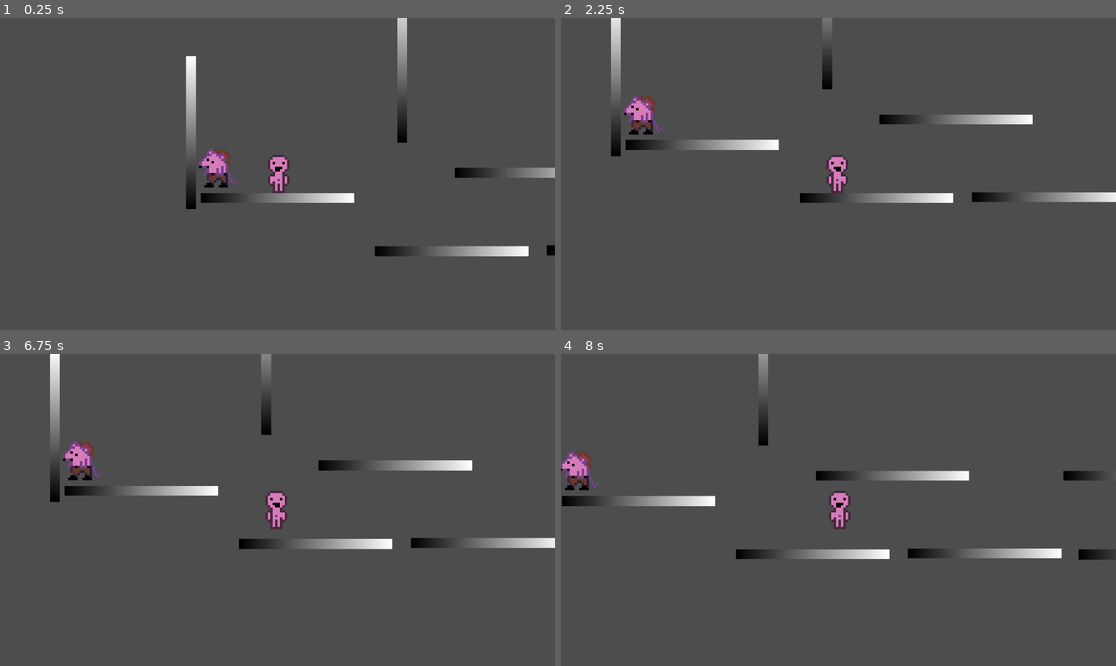
Above: before the commit, frames 1-4 (two rows, left to right).
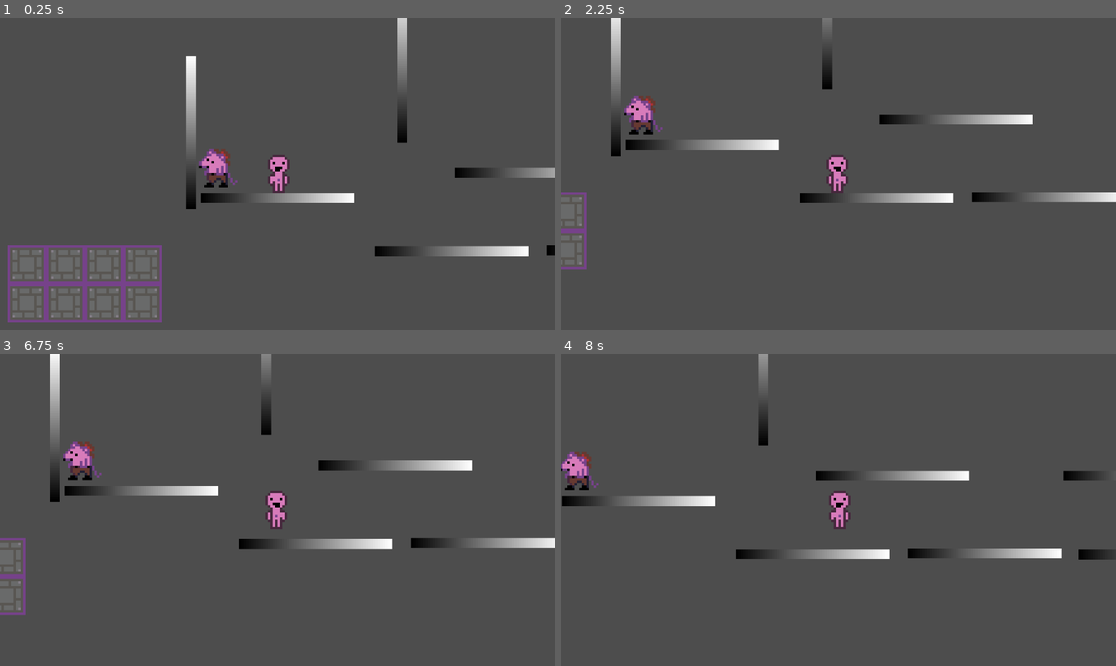
Above: after the commit, the same moments.

Repository: jyee0012/CMPT230-Game
Game: Godot game, scene res://node_2d.tscn
Same seed, same stepped clock (60 frames per second), same inputs: the game is played once before the commit and once after it.
Inputs:
- Up to frame 1 (0.25 s): no input
- Up to frame 2 (2.25 s): tap Enter (ui_accept) at 0.5, 0.77, 1.52 s; hold Right (right) 0.53-2.03 s; tap Shift (shift) at 0.6, 1.35, 2.1 s; hold A (left) from 2.03 s (still down)
- Up to frame 3 (6.75 s): release A (left) at 2.78 s; hold Right (right) 2.78-4.28 s; tap Shift (shift) every 0.75 s from 2.85 to 6.6 s; tap Enter (ui_accept) at 3.02, 3.77, 4.52, 6.02 s; hold A (left) 4.28-5.03 s; hold Right (right) 5.03-5.78 s; hold A (left) from 5.78 s (still down)
- Up to frame 4 (8 s): tap Enter (ui_accept) at 6.77, 7.52 s; release A (left) at 7.28 s; hold Right (right) from 7.28 s (still down); tap Shift (shift) at 7.35 s

The runs differ from the first frame. In frame 1, 4.2% of the frame differs, in the area x 1-30%, y 72-98%; in frame 2, 0.7%; in frame 3, 0.7%; in frame 4, nothing differs.

Commit message:
Added tileset
Added basic forest tileset and sprites
Added collision to tiles

Diff:
--- a/cmpt230-game/node_2d.tscn
+++ b/cmpt230-game/node_2d.tscn
@@ -1,8 +1,9 @@
-[gd_scene load_steps=10 format=3 uid="uid://b7v382reu2u5o"]
+[gd_scene load_steps=13 format=4 uid="uid://b7v382reu2u5o"]
 
 [ext_resource type="Script" path="res://character_body_2d.gd" id="1_43quo"]
 [ext_resource type="Texture2D" uid="uid://ccyrw3274bjkp" path="res://Assets/Sprites/Playercharacter/Smallman.png" id="2_mtgw6"]
 [ext_resource type="Texture2D" uid="uid://dlf286bbm53ah" path="res://Assets/Sprites/Enemies/Mousepants.png" id="2_xkivt"]
+[ext_resource type="Texture2D" uid="uid://chi5d3ha1bcu" path="res://Assets/Sprites/Environment/Environment1.png" id="4_tlyay"]
 
 [sub_resource type="CapsuleShape2D" id="CapsuleShape2D_d2v5i"]
 radius = 55.0
@@ -22,6 +23,98 @@
 radius = 65.0
 height = 165.0
 
+[sub_resource type="TileSetAtlasSource" id="TileSetAtlasSource_qdl5u"]
+texture = ExtResource("4_tlyay")
+texture_region_size = Vector2i(160, 160)
+0:0/0 = 0
+1:0/0 = 0
+2:0/0 = 0
+3:0/0 = 0
+4:0/0 = 0
+5:0/0 = 0
+6:0/0 = 0
+7:0/0 = 0
+0:1/0 = 0
+0:1/0/physics_layer_0/polygon_0/points = PackedVector2Array(-80, -80, 80, -80, 80, -40, -80, -40)
+1:1/0 = 0
+1:1/0/physics_layer_0/polygon_0/points = PackedVector2Array(-80, -80, 80, -80, 80, -40, -80, -40)
+2:1/0 = 0
+2:1/0/physics_layer_0/polygon_0/points = PackedVector2Array(-80, -80, 80, -80, 80, -40, -80, -40)
+3:1/0 = 0
+3:1/0/physics_layer_0/polygon_0/points = PackedVector2Array(80, 80, 80, 80, -80, 80)
+4:1/0 = 0
+5:1/0 = 0
+6:1/0 = 0
+7:1/0 = 0
+0:2/0 = 0
+0:2/0/physics_layer_0/polygon_0/points = PackedVector2Array(-80, -80, 80, -80, 80, -40, -80, -40)
+1:2/0 = 0
+1:2/0/physics_layer_0/polygon_0/points = PackedVector2Array(-80, -80, 80, -80, 80, -40, -80, -40)
+2:2/0 = 0
+2:2/0/physics_layer_0/polygon_0/points = PackedVector2Array(-80, -80, 80, -80, 80, -40, -80, -40)
+3:2/0 = 0
+4:2/0 = 0
+5:2/0 = 0
+6:2/0 = 0
+7:2/0 = 0
+0:3/0 = 0
+0:3/0/physics_layer_0/polygon_0/points = PackedVector2Array(-80, -80, 80, -80, 80, 80, -80, 80)
+1:3/0 = 0
+1:3/0/physics_layer_0/polygon_0/points = PackedVector2Array(-80, -80, 80, -80, 80, 80, -80, 80)
+2:3/0 = 0
+3:3/0 = 0
+4:3/0 = 0
+5:3/0 = 0
+6:3/0 = 0
+7:3/0 = 0
+0:4/0 = 0
+0:4/0/physics_layer_0/polygon_0/points = PackedVector2Array(-80, -80, 80, -80, 80, 80, -80, 80)
+1:4/0 = 0
+1:4/0/physics_layer_0/polygon_0/points = PackedVector2Array(-80, -80, 80, -80, 80, 80, -80, 80)
+2:4/0 = 0
+2:4/0/physics_layer_0/polygon_0/points = PackedVector2Array(-80, -80, 80, 80, -80, 80, -80, -40)
+3:4/0 = 0
+3:4/0/physics_layer_0/polygon_0/points = PackedVector2Array(-80, -80, 80, 0, 80, 80, -80, 80)
+4:4/0 = 0
+4:4/0/physics_layer_0/polygon_0/points = PackedVector2Array(-80, 0, 80, 80, 80, 80, -80, 80)
+5:4/0 = 0
+6:4/0 = 0
+0:5/0 = 0
+0:5/0/physics_layer_0/polygon_0/points = PackedVector2Array(-80, -80, 80, -80, 80, 80, -80, 80)
+1:5/0 = 0
+1:5/0/physics_layer_0/polygon_0/points = PackedVector2Array(-80, -80, 80, -80, 80, 80, -80, 80)
+2:5/0 = 0
+2:5/0/physics_layer_0/polygon_0/points = PackedVector2Array(-80, -80, 80, 80, 80, 80, -80, 80)
+3:5/0 = 0
+3:5/0/physics_layer_0/polygon_0/points = PackedVector2Array(-80, -80, 80, 0, 80, 80, -80, 80)
+4:5/0 = 0
+4:5/0/physics_layer_0/polygon_0/points = PackedVector2Array(-80, -80, 80, 0, 80, 80, -80, 80)
+5:5/0 = 0
+6:5/0 = 0
+7:5/0 = 0
+2:6/0 = 0
+2:6/0/physics_layer_0/polygon_0/points = PackedVector2Array(-80, -80, 80, -80, 80, -40, -80, -40)
+3:6/0 = 0
+3:6/0/physics_layer_0/polygon_0/points = PackedVector2Array(-80, -80, 80, -80, 80, -40, -80, -40)
+4:6/0 = 0
+4:6/0/physics_layer_0/polygon_0/points = PackedVector2Array(-80, -80, 80, -80, 80, -40, -80, -40)
+5:6/0 = 0
+6:6/0 = 0
+0:7/0 = 0
+0:7/0/physics_layer_0/polygon_0/points = PackedVector2Array(-80, -80, 80, -80, 80, 80, -80, 80)
+1:7/0 = 0
+1:7/0/physics_layer_0/polygon_0/points = PackedVector2Array(-80, -80, 80, -80, 80, 80, -80, 80)
+2:7/0 = 0
+2:7/0/physics_layer_0/polygon_0/points = PackedVector2Array(-80, -80, 80, -80, 80, 80, -80, 80)
+5:7/0 = 0
+6:7/0 = 0
+7:7/0 = 0
+
+[sub_resource type="TileSet" id="TileSet_ax0jf"]
+tile_size = Vector2i(160, 160)
+physics_layer_0/collision_layer = 1
+sources/0 = SubResource("TileSetAtlasSource_qdl5u")
+
 [node name="Node2D" type="Node2D"]
 
 [node name="Player" type="CharacterBody2D" parent="."]
@@ -161,11 +254,15 @@
 [node name="Sprite2D" type="Sprite2D" parent="Environment/StaticBody2D10"]
 texture = SubResource("GradientTexture2D_sbenm")
 
-[node name="CharacterBody2D" type="CharacterBody2D" parent="."]
+[node name="Enemy" type="CharacterBody2D" parent="."]
 position = Vector2(-245, 0)
 
-[node name="CollisionShape2D" type="CollisionShape2D" parent="CharacterBody2D"]
+[node name="Sprite2D" type="Sprite2D" parent="Enemy"]
+texture = ExtResource("2_xkivt")
+
+[node name="CollisionShape2D" type="CollisionShape2D" parent="Enemy"]
 shape = SubResource("CapsuleShape2D_iudck")
 
-[node name="Sprite2D" type="Sprite2D" parent="CharacterBody2D"]
-texture = ExtResource("2_xkivt")
+[node name="TileMapLayer" type="TileMapLayer" parent="."]
+tile_map_data = PackedByteArray("AAD5/wIAAAAAAAcAAAD6/wIAAAAAAAcAAAD7/wIAAAAAAAcAAAD8/wIAAAAAAAcAAAD8/wMAAAAAAAcAAAD7/wMAAAAAAAcAAAD6/wMAAAAAAAcAAAD5/wMAAAAAAAcAAAA=")
+tile_set = SubResource("TileSet_ax0jf")
Binary file added: cmpt230-game/Assets/Sprites/Environment/Environment1.png
Not shown, added: cmpt230-game/Assets/Sprites/Environment/Environment1.png.import
